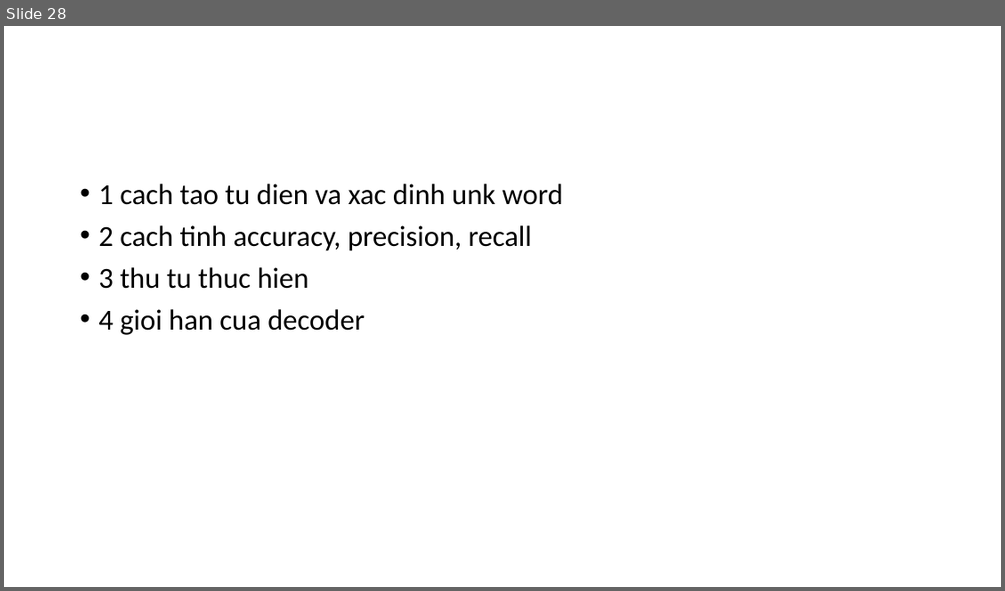
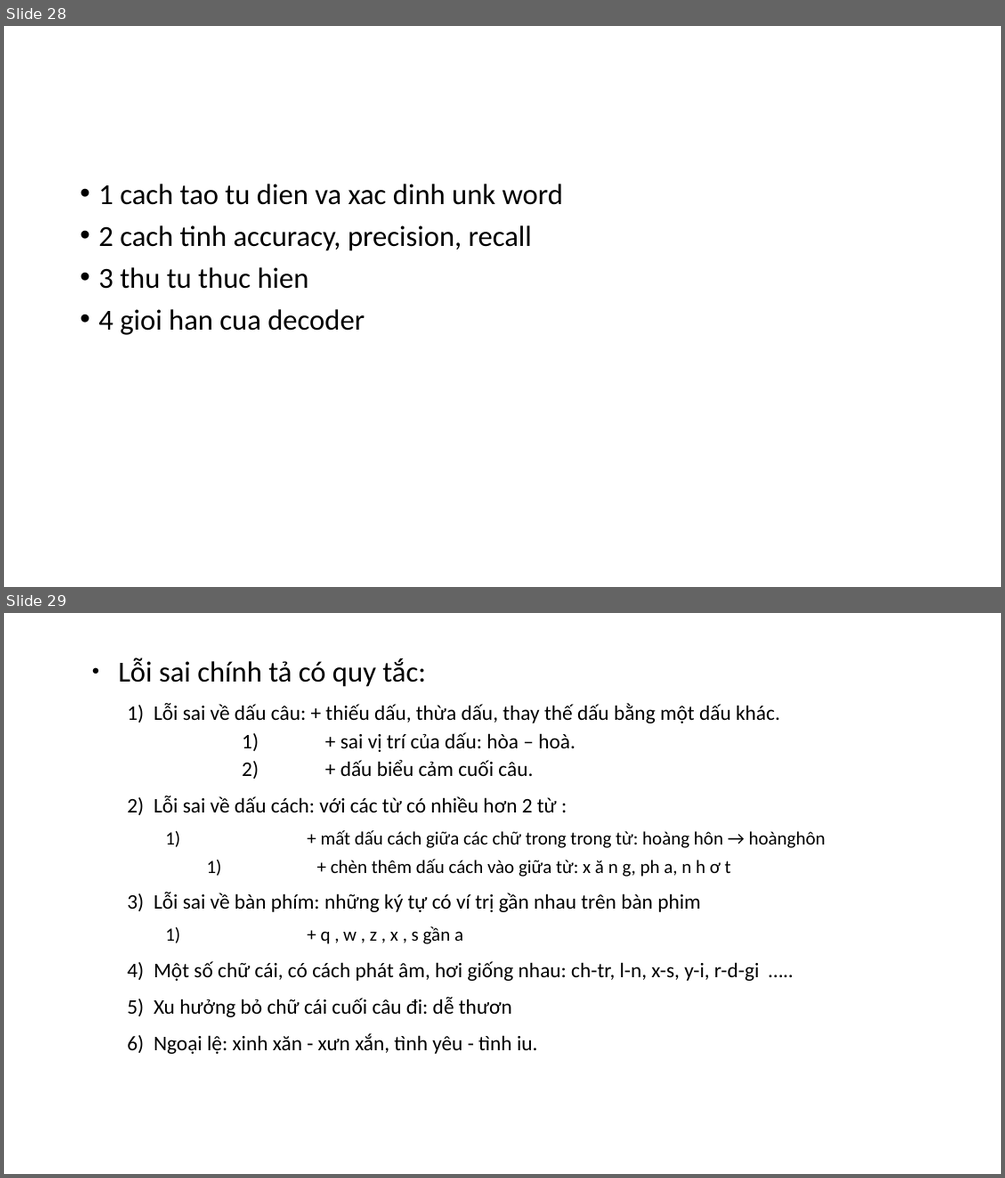
Before and after one commit to manhcntt21/TextNormSeq2Seq, a slide deck: Presentation1.pptx. Shown one above the other, each under a label of ours: slide 28 before the commit, slides 28 and 29 after it. The pictures are 1005x591 and 1005x1178 pixels, drawn with LibreOffice and Linux fonts; fonts in the diff are those of the drawing. Boxes give left, top, right and bottom in pixels: in the first picture for what was removed or moved away, otherwise in the second. Text is boxed around its words. In the diff, an @@ line names an element or a change of style, - is before the commit and + after.

```diff
--- a/Presentation1.pptx
+++ b/Presentation1.pptx
@@ slide 29 added at (4, 613, 1001, 1174), background #FFFFFF @@
@@ text added at (118, 658, 825, 1017), 20 pt, text #000000 @@
+● Lỗi sai chính tả có quy tắc:
+  1) Lỗi sai về dấu câu: + thiếu dấu, thừa dấu, thay thế dấu bằng một dấu khác.
+        1) + sai vị trí của dấu: hòa – hoà.
+        2) + dấu biểu cảm cuối câu.
+  2) Lỗi sai về dấu cách: với các từ có nhiều hơn 2 từ :
+    1) + mất dấu cách giữa các chữ trong trong từ: hoàng hôn → hoànghôn
+      1) + chèn thêm dấu cách vào giữa từ: x ă n g, ph a, n h ơ t
+  3) Lỗi sai về bàn phím: những ký tự có ví trị gần nhau trên bàn phim
+    1) + q , w , z , x , s gần a
+  4) Một số chữ cái, có cách phát âm, hơi giống nhau: ch-tr, l-n, x-s, y-i, r-d-gi …..
+  5) Xu hưởng bỏ chữ cái cuối câu đi: dễ thươn
+  6) Ngoại lệ: xinh xăn - xưn xắn, tình yêu - tình iu.
```
Also in this commit, not shown: 5 other slides added, 23 other files.
